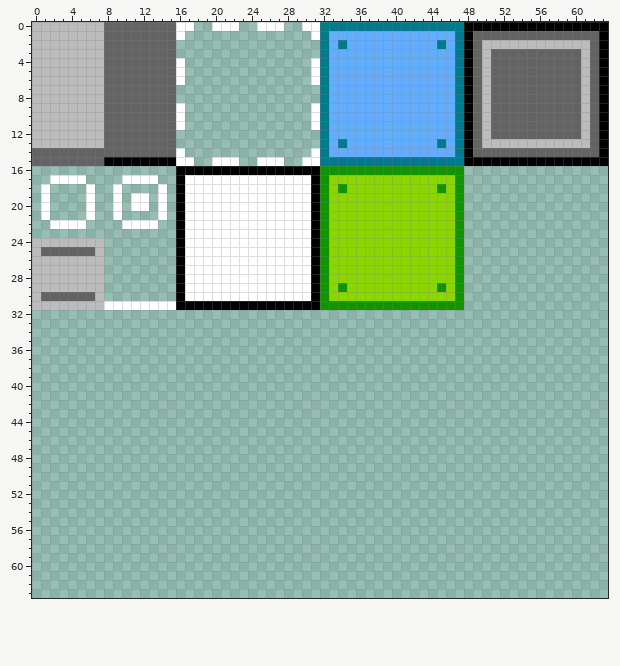
Pixel-art sprite: res/textures/ui_elements.png. The first picture shows the starting point.
The file is 64x64 pixels.
After the commit:
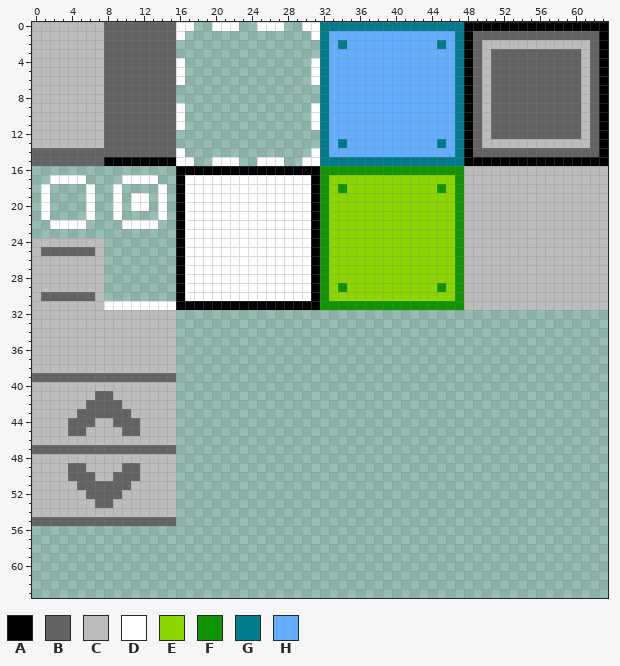
Palette (. is transparent): A #000000  B #636363  C #bcbcbc  D #ffffff  E #8cd600  F #109400  G #007b8c  H #63adff
Difference:
@@ x 0..63 @@
 15 BBBBBBBBAAAAAAAADD..DDD..DDD..DDGGGGGGGGGGGGGGGGAAAAAAAAAAAAAAAA
-16 ................AAAAAAAAAAAAAAAAFFFFFFFFFFFFFFFF................
-17 ..DDDD....DDDD..ADDDDDDDDDDDDDDAFEEEEEEEEEEEEEEF................
-18 .D....D..D....D.ADDDDDDDDDDDDDDAFEFEEEEEEEEEEFEF................
-19 .D....D..D.DD.D.ADDDDDDDDDDDDDDAFEEEEEEEEEEEEEEF................
-20 .D....D..D.DD.D.ADDDDDDDDDDDDDDAFEEEEEEEEEEEEEEF................
-21 .D....D..D....D.ADDDDDDDDDDDDDDAFEEEEEEEEEEEEEEF................
-22 ..DDDD....DDDD..ADDDDDDDDDDDDDDAFEEEEEEEEEEEEEEF................
-23 ................ADDDDDDDDDDDDDDAFEEEEEEEEEEEEEEF................
-24 CCCCCCCC........ADDDDDDDDDDDDDDAFEEEEEEEEEEEEEEF................
-25 CBBBBBBC........ADDDDDDDDDDDDDDAFEEEEEEEEEEEEEEF................
-26 CCCCCCCC........ADDDDDDDDDDDDDDAFEEEEEEEEEEEEEEF................
-27 CCCCCCCC........ADDDDDDDDDDDDDDAFEEEEEEEEEEEEEEF................
-28 CCCCCCCC........ADDDDDDDDDDDDDDAFEEEEEEEEEEEEEEF................
-29 CCCCCCCC........ADDDDDDDDDDDDDDAFEFEEEEEEEEEEFEF................
-30 CBBBBBBC........ADDDDDDDDDDDDDDAFEEEEEEEEEEEEEEF................
-31 CCCCCCCCDDDDDDDDAAAAAAAAAAAAAAAAFFFFFFFFFFFFFFFF................
-32 ................................................................
-33 ................................................................
-34 ................................................................
-35 ................................................................
-36 ................................................................
-37 ................................................................
-38 ................................................................
-39 ................................................................
-40 ................................................................
-41 ................................................................
-42 ................................................................
-43 ................................................................
-44 ................................................................
-45 ................................................................
-46 ................................................................
-47 ................................................................
-48 ................................................................
-49 ................................................................
-50 ................................................................
-51 ................................................................
-52 ................................................................
-53 ................................................................
-54 ................................................................
-55 ................................................................
+16 ................AAAAAAAAAAAAAAAAFFFFFFFFFFFFFFFFCCCCCCCCCCCCCCCC
+17 ..DDDD....DDDD..ADDDDDDDDDDDDDDAFEEEEEEEEEEEEEEFCCCCCCCCCCCCCCCC
+18 .D....D..D....D.ADDDDDDDDDDDDDDAFEFEEEEEEEEEEFEFCCCCCCCCCCCCCCCC
+19 .D....D..D.DD.D.ADDDDDDDDDDDDDDAFEEEEEEEEEEEEEEFCCCCCCCCCCCCCCCC
+20 .D....D..D.DD.D.ADDDDDDDDDDDDDDAFEEEEEEEEEEEEEEFCCCCCCCCCCCCCCCC
+21 .D....D..D....D.ADDDDDDDDDDDDDDAFEEEEEEEEEEEEEEFCCCCCCCCCCCCCCCC
+22 ..DDDD....DDDD..ADDDDDDDDDDDDDDAFEEEEEEEEEEEEEEFCCCCCCCCCCCCCCCC
+23 ................ADDDDDDDDDDDDDDAFEEEEEEEEEEEEEEFCCCCCCCCCCCCCCCC
+24 CCCCCCCC........ADDDDDDDDDDDDDDAFEEEEEEEEEEEEEEFCCCCCCCCCCCCCCCC
+25 CBBBBBBC........ADDDDDDDDDDDDDDAFEEEEEEEEEEEEEEFCCCCCCCCCCCCCCCC
+26 CCCCCCCC........ADDDDDDDDDDDDDDAFEEEEEEEEEEEEEEFCCCCCCCCCCCCCCCC
+27 CCCCCCCC........ADDDDDDDDDDDDDDAFEEEEEEEEEEEEEEFCCCCCCCCCCCCCCCC
+28 CCCCCCCC........ADDDDDDDDDDDDDDAFEEEEEEEEEEEEEEFCCCCCCCCCCCCCCCC
+29 CCCCCCCC........ADDDDDDDDDDDDDDAFEFEEEEEEEEEEFEFCCCCCCCCCCCCCCCC
+30 CBBBBBBC........ADDDDDDDDDDDDDDAFEEEEEEEEEEEEEEFCCCCCCCCCCCCCCCC
+31 CCCCCCCCDDDDDDDDAAAAAAAAAAAAAAAAFFFFFFFFFFFFFFFFCCCCCCCCCCCCCCCC
+32 CCCCCCCCCCCCCCCC................................................
+33 CCCCCCCCCCCCCCCC................................................
+34 CCCCCCCCCCCCCCCC................................................
+35 CCCCCCCCCCCCCCCC................................................
+36 CCCCCCCCCCCCCCCC................................................
+37 CCCCCCCCCCCCCCCC................................................
+38 CCCCCCCCCCCCCCCC................................................
+39 BBBBBBBBBBBBBBBB................................................
+40 CCCCCCCCCCCCCCCC................................................
+41 CCCCCCCBBCCCCCCC................................................
+42 CCCCCCBBBBCCCCCC................................................
+43 CCCCCBBBBBBCCCCC................................................
+44 CCCCBBBCCBBBCCCC................................................
+45 CCCCBBCCCCBBCCCC................................................
+46 CCCCCCCCCCCCCCCC................................................
+47 BBBBBBBBBBBBBBBB................................................
+48 CCCCCCCCCCCCCCCC................................................
+49 CCCCBBCCCCBBCCCC................................................
+50 CCCCBBBCCBBBCCCC................................................
+51 CCCCCBBBBBBCCCCC................................................
+52 CCCCCCBBBBCCCCCC................................................
+53 CCCCCCCBBCCCCCCC................................................
+54 CCCCCCCCCCCCCCCC................................................
+55 BBBBBBBBBBBBBBBB................................................
 56 ................................................................
Pixel boxes of the changes (left, top, right, bottom) in both pictures:
added: (464, 166, 608, 310)
added: (32, 310, 176, 526)
